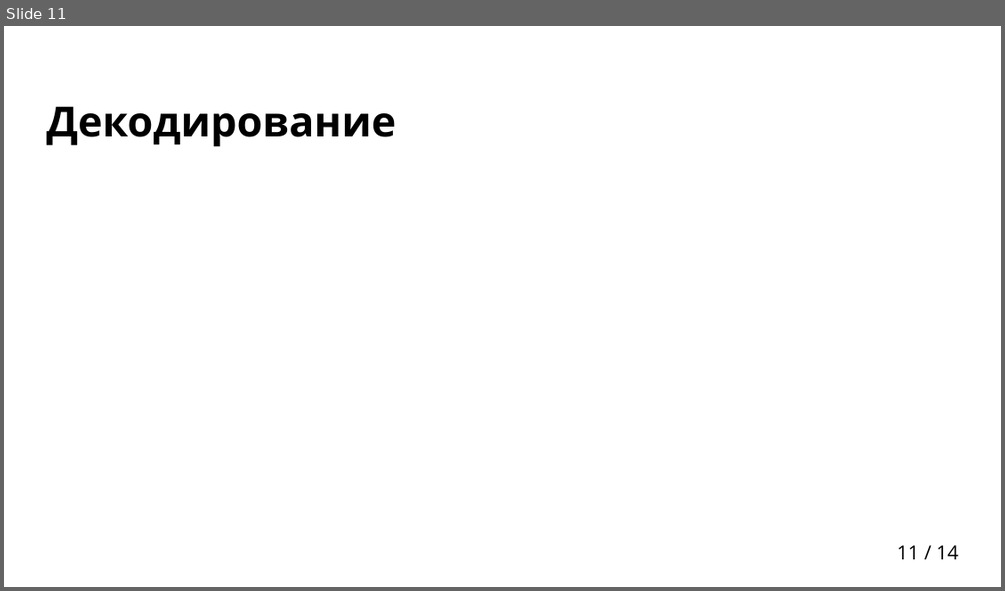
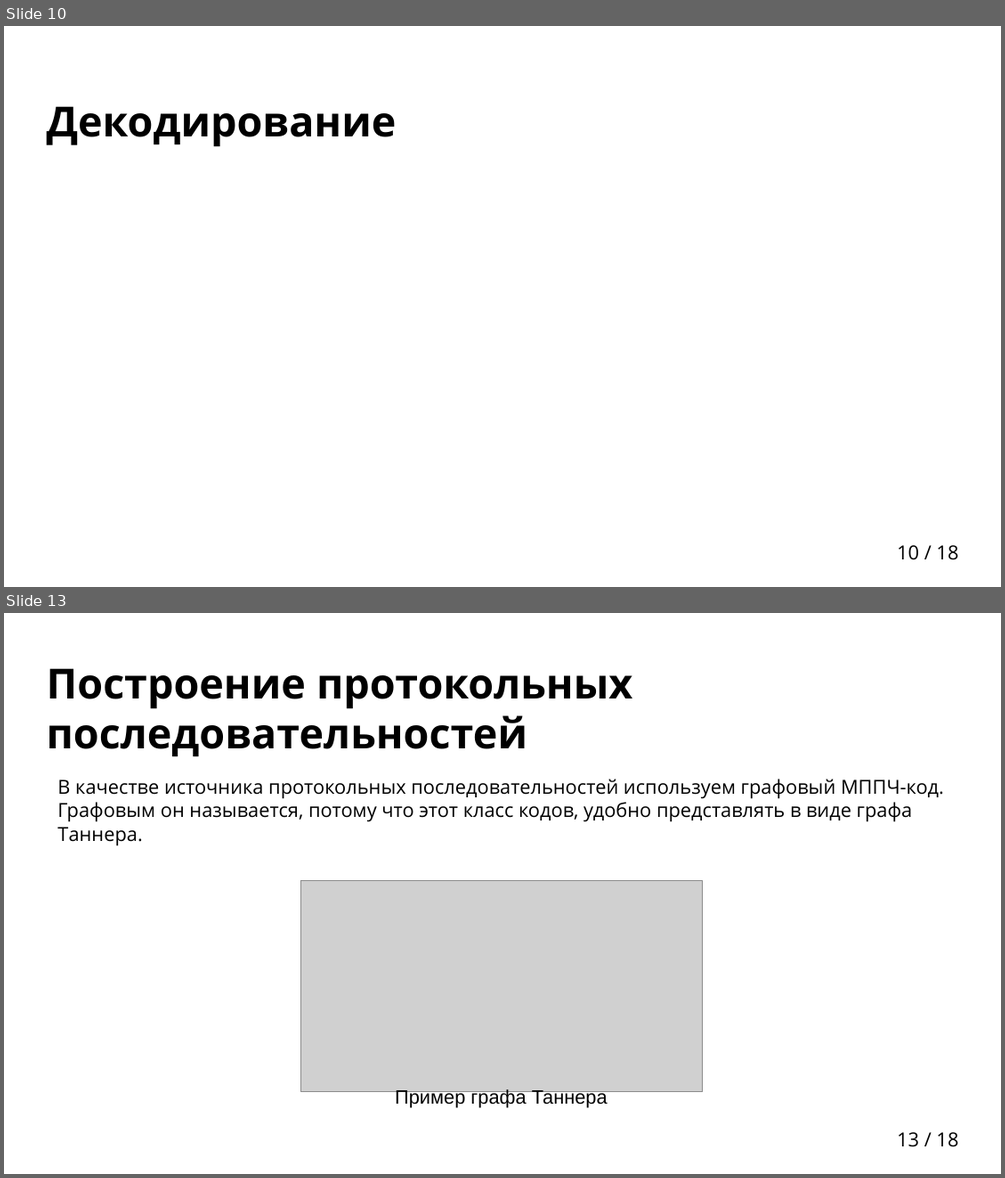
Before and after one commit to egalkin/bachelors_diploma, a slide deck: docs/presentation.pptx. Shown one above the other, each under a label of ours: slide 11 before the commit, slides 10 and 13 after it; the slides between them are not shown. The pictures are 1005x591 and 1005x1178 pixels, drawn with LibreOffice and Linux fonts; fonts in the diff are those of the drawing; grey boxes stand for pictures; background and template pictures are left out. Boxes give left, top, right and bottom in pixels: in the first picture for what was removed or moved away, otherwise in the second. Text is boxed around its words. In the diff, an @@ line names an element or a change of style, - is before the commit and + after.

```diff
--- a/docs/presentation.pptx
+++ b/docs/presentation.pptx
@@ slide 13 added at box(4, 613, 1001, 1174), background picture (left out); not listed: 1 template element that a slide beside it also shows @@
@@ title added at box(47, 668, 632, 756), 30 pt, text #000000, bold @@
+Построение протокольных последовательностей
@@ text added at box(57, 779, 944, 846), 14 pt, text #000000 @@
+В качестве источника протокольных последовательностей используем графовый МППЧ-код. Графовым он называется, потому что этот класс кодов, удобно представлять в виде графа Таннера.
@@ picture added at box(301, 881, 703, 1092) @@
@@ text added at box(395, 1088, 607, 1108), 14 pt, text #000000 @@
+Пример графа Таннера
@@ what was slide 11 is now slide 10 @@
@@ page number at box(897, 545, 958, 560): text changed @@
-11 / 14
+10 / 18
```
Also in this commit, not shown: 3 slides changed, 7 other slides added, 4 slides removed, 1 other file.
